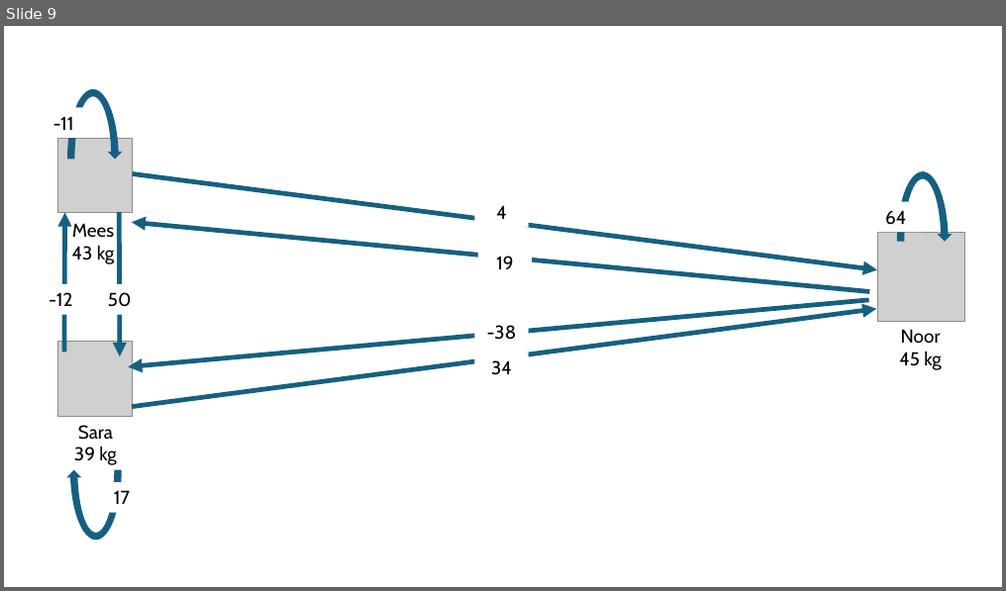
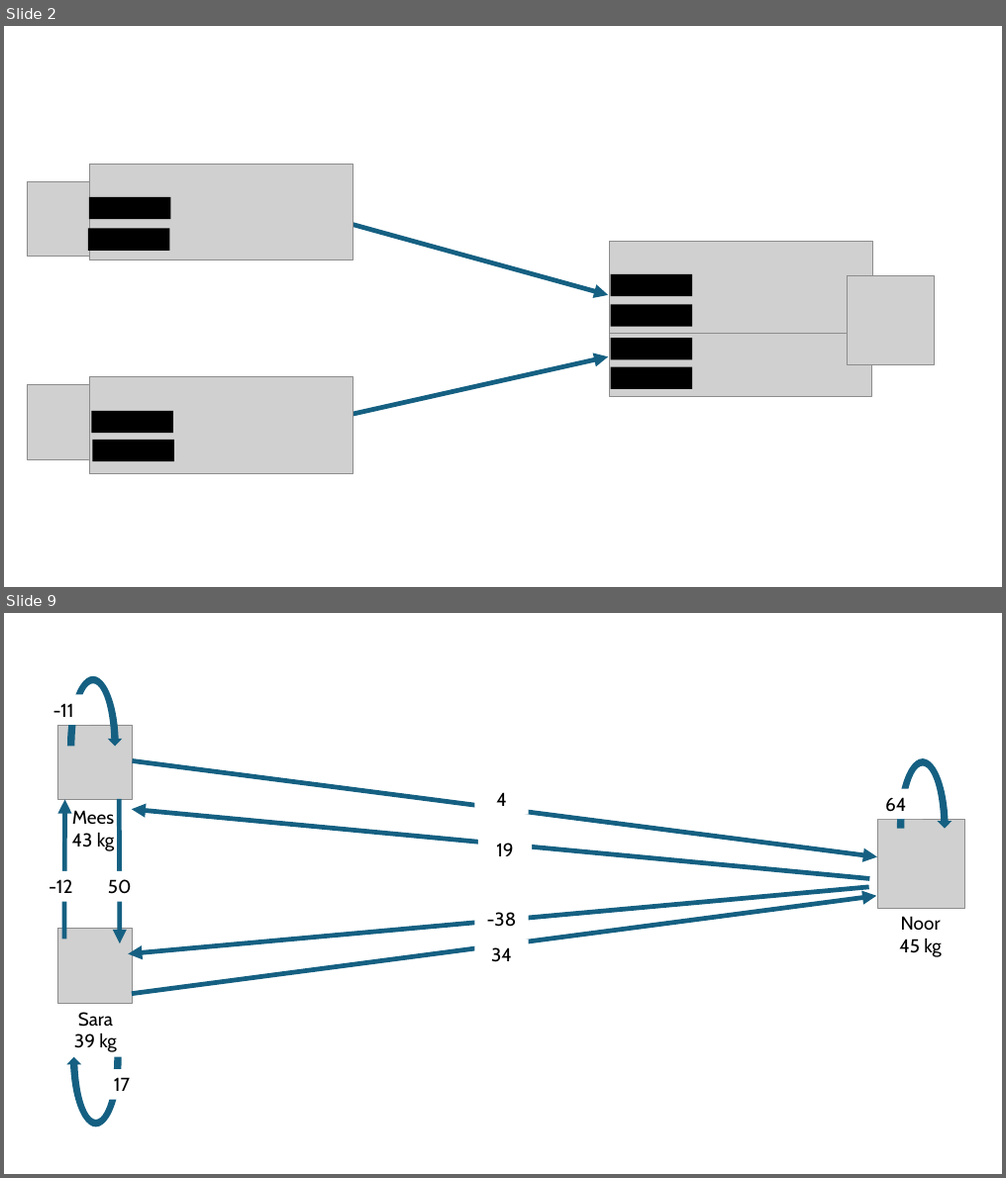
Before and after one commit to vantage6/vantage6-workshop, a slide deck: slides/chapter_1_PET_intro_pictures.pptx. Shown one above the other, each under a label of ours: slide 9 before the commit, slides 2 and 9 after it; the slides between them are not shown. The pictures are 1006x591 and 1006x1178 pixels, drawn with LibreOffice and Linux fonts; fonts in the diff are those of the drawing; grey boxes stand for pictures. Boxes give left, top, right and bottom in pixels: in the first picture for what was removed or moved away, otherwise in the second. Text is boxed around its words. In the diff, an @@ line names an element or a change of style, - is before the commit and + after.

```diff
--- a/slides/chapter_1_PET_intro_pictures.pptx
+++ b/slides/chapter_1_PET_intro_pictures.pptx
@@ slide 2 added at <box>4,26,1002,587</box>, background #FFFFFF @@
@@ picture added at <box>89,164,352,260</box> @@
@@ picture added at <box>27,181,101,257</box> @@
@@ rectangle added at <box>89,197,171,220</box>, fill #000000 @@
@@ rectangle added at <box>88,228,169,251</box>, fill #000000 @@
@@ arrow added from (325, 217) to (608, 295), #156082 4.5 pt @@
@@ picture added at <box>609,242,872,338</box> @@
@@ rectangle added at <box>611,274,692,297</box>, fill #000000 @@
@@ picture added at <box>846,276,935,366</box> @@
@@ rectangle added at <box>611,304,692,327</box>, fill #000000 @@
@@ picture added at <box>610,333,872,396</box> @@
@@ rectangle added at <box>611,338,692,361</box>, fill #000000 @@
@@ picture added at <box>89,377,352,475</box> @@
@@ arrow added from (325, 421) to (608, 357), #156082 4.5 pt @@
@@ rectangle added at <box>611,368,692,390</box>, fill #000000 @@
@@ picture added at <box>27,385,101,461</box> @@
@@ rectangle added at <box>91,411,173,433</box>, fill #000000 @@
@@ rectangle added at <box>92,440,174,463</box>, fill #000000 @@
```
Also in this commit, not shown: 8 slides changed, 1 other slide added, 1 slide removed, 2 other files.
